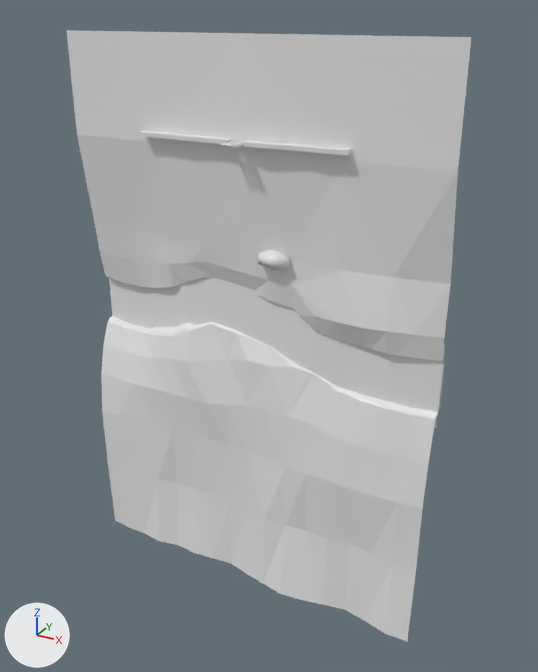
Two versions of the COLLADA model examples/resources/models/MenuHut.dae, one commit apart.
The view is the same before and after, from a 50 mm lens placed at (35.7, -60.0, 2.0), pointed at (2.5, 0.4, -28.2). The axes (+X, +Y, +Z) are drawn at lower left. The lights are the same throughout. Where no turn or scale is listed for an object, it has been applied to the vertices.

The older version as bpy lines, for what is in view:
```python
me_fence = bpy.data.meshes.new('Fence')
me_fence.from_pydata(...)  # 56 vertices, 104 faces; spans x -3.2..1.15, y 11.27..13.27, z -1.61..1.19
me_fence.materials.append(mat_naturetexture)  # its picture is missing
me_gate = bpy.data.meshes.new('Gate')
me_gate.from_pydata(...)  # 90 vertices, 148 faces; spans x -3.15..0.22, y -0.05..0.27, z -0.55..1.79
me_gate.materials.append(mat_naturetexture)  # its picture is missing
me_terrain = bpy.data.meshes.new('Terrain')
me_terrain.from_pydata(...)  # 362 vertices, 677 faces; spans x -20.0..20.0, y -1.5..3.6, z -60.4..-1.5
me_terrain.materials.append(mat_naturetexture)  # its picture is missing
ob_fence = bpy.data.objects.new('Fence', me_fence)
ob_fence.location = (5.0, -0.7, -11.6)
ob_fence.rotation_euler = (1.571, 0.0, 0.0)  # degrees (90, 0, 0)
ob_fence.scale = (5.0, 0.2, 0.5)
ob_gate = bpy.data.objects.new('Gate', me_gate)
ob_gate.location = (-0.6, -0.5, -9.3)
ob_gate.rotation_euler = (1.571, 0.0, 1.602)  # degrees (90, 0, 92)
ob_gate.scale = (0.601, 1.0, 0.779)
ob_terrain = bpy.data.objects.new('Terrain', me_terrain)
ob_terrain.location = (0.0, 0.0, 1.5)
# also in view: 'River' at (0.0, 2.0, -28.2)
```
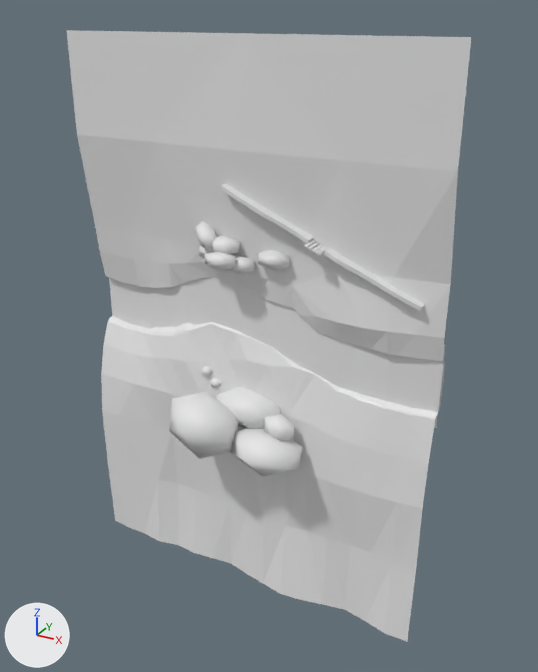
What the commit changed:
Mesh me_rockpile is new.
It has 60 vertices, 100 faces and spans x 0.26..6.89, y -8.2..-4.84, z -12.84..-8.16.
It uses material mat_naturetexture (its picture is missing).
Mesh me_rockpile2 is new.
It has 96 vertices, 160 faces and spans x -7.48..7.41, y -6.81..1.78, z -41.85..-33.34.
It uses material mat_naturetexture (its picture is missing).
Object 'Gate' (ob_gate) moves from (-0.6, -0.5, -9.3) to (7.4, 0.2, -17.8).
Object 'Gate' (ob_gate) turns from (90, 0, 92) to (114, -0.7, 92) degrees about x, y and z.
Object 'Fence' (ob_fence) moves from (5.0, -0.7, -11.6) to (11.7, -0.3, -22.2).
Object 'Fence' (ob_fence) turns from (90, 0, 0) to (90, 24, 0) degrees about x, y and z.
Object 'RockPile' (ob_rockpile) is new; it shows me_rockpile.
Its location is (-5.7, 6.0, -9.1).
Object 'RockPile2' (ob_rockpile2) is new; it shows me_rockpile2.
Its location is (0.0, 0.0, 0.0).

What differs and where, as boxes (x1, y1, x2, y2) in the pictures (538 x 672 px):
'RockPile2', added: after (169, 366, 303, 477)
'Fence', moved, turned: before (139, 130, 352, 155); after (220, 184, 425, 311)
'RockPile', added: after (195, 221, 254, 275)
'Gate', moved, turned: before (221, 141, 243, 148); after (304, 240, 328, 256)
